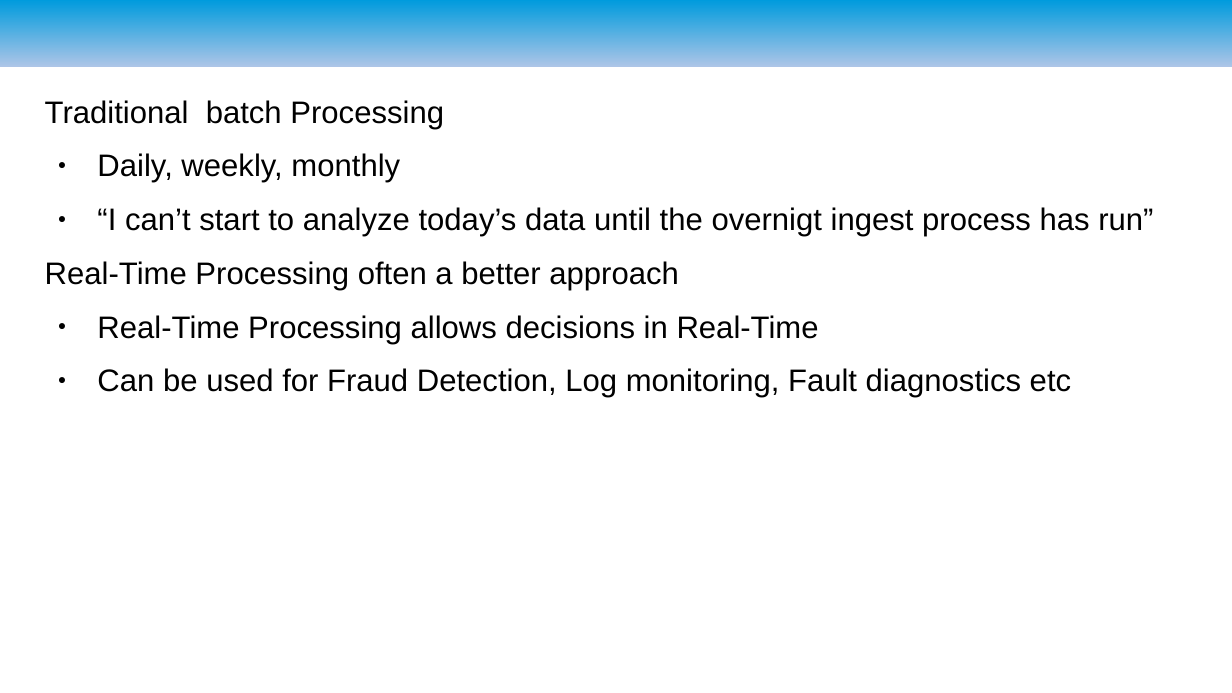
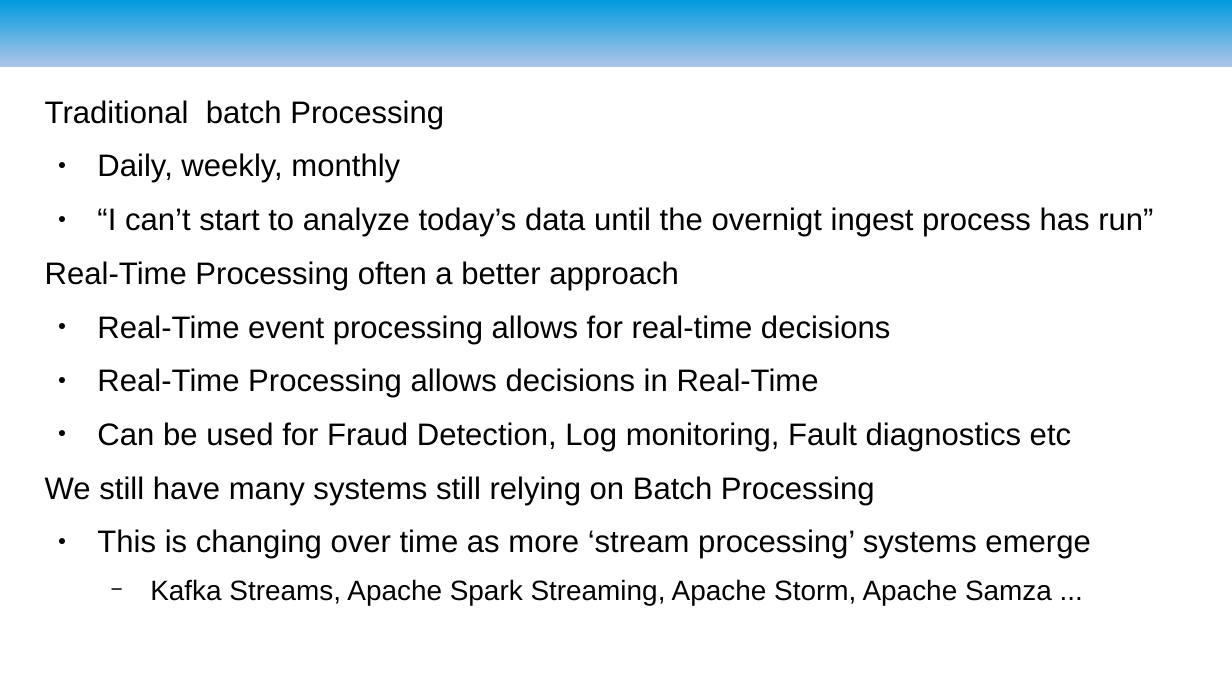
Before and after one commit to ryzlab/kafka-kompetensdag, a slide deck: slide 3 of doc/presentation.odp. Drawn at 1232x693 pixels with LibreOffice and Linux fonts; fonts in the diff are those of the drawing; background and template pictures are left out. Boxes give left, top, right and bottom in pixels: in the first picture for what was removed or moved away, otherwise in the second. Text is boxed around its words. In the diff, an @@ line names an element or a change of style, - is before the commit and + after.

```diff
--- a/doc/presentation.odp
+++ b/doc/presentation.odp
@@ text at <box>97,315,891,344</box>: paragraph added @@
+● Real-Time event processing allows for real-time decisions
@@ text at <box>45,476,1090,605</box>: paragraphs added @@
+We still have many systems still relying on Batch Processing
+● This is changing over time as more ‘stream processing’ systems emerge
+  − Kafka Streams, Apache Spark Streaming, Apache Storm, Apache Samza ...
```
Also in this commit, not shown: 13 other slides changed, 12 slides added, 1 slide removed.
